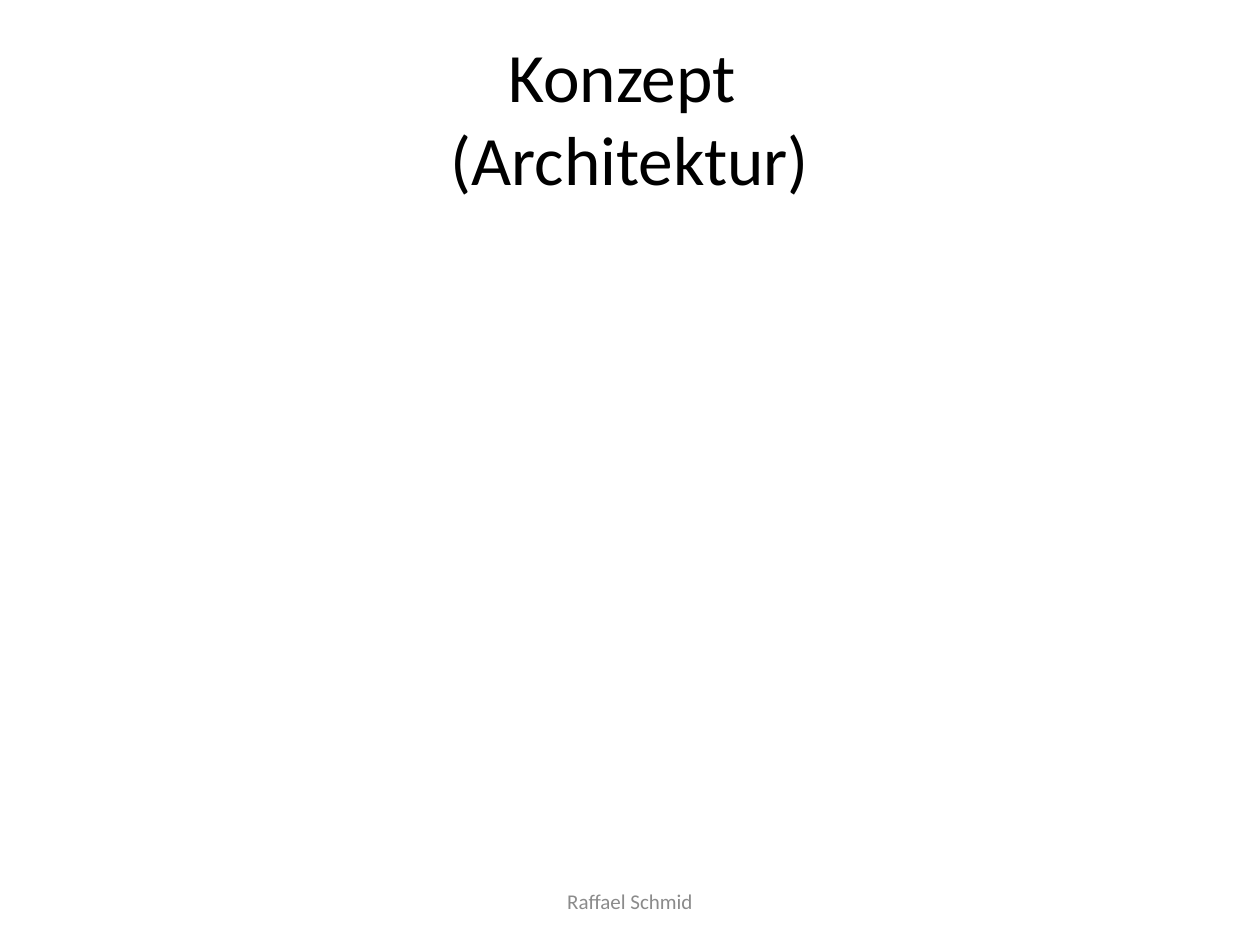
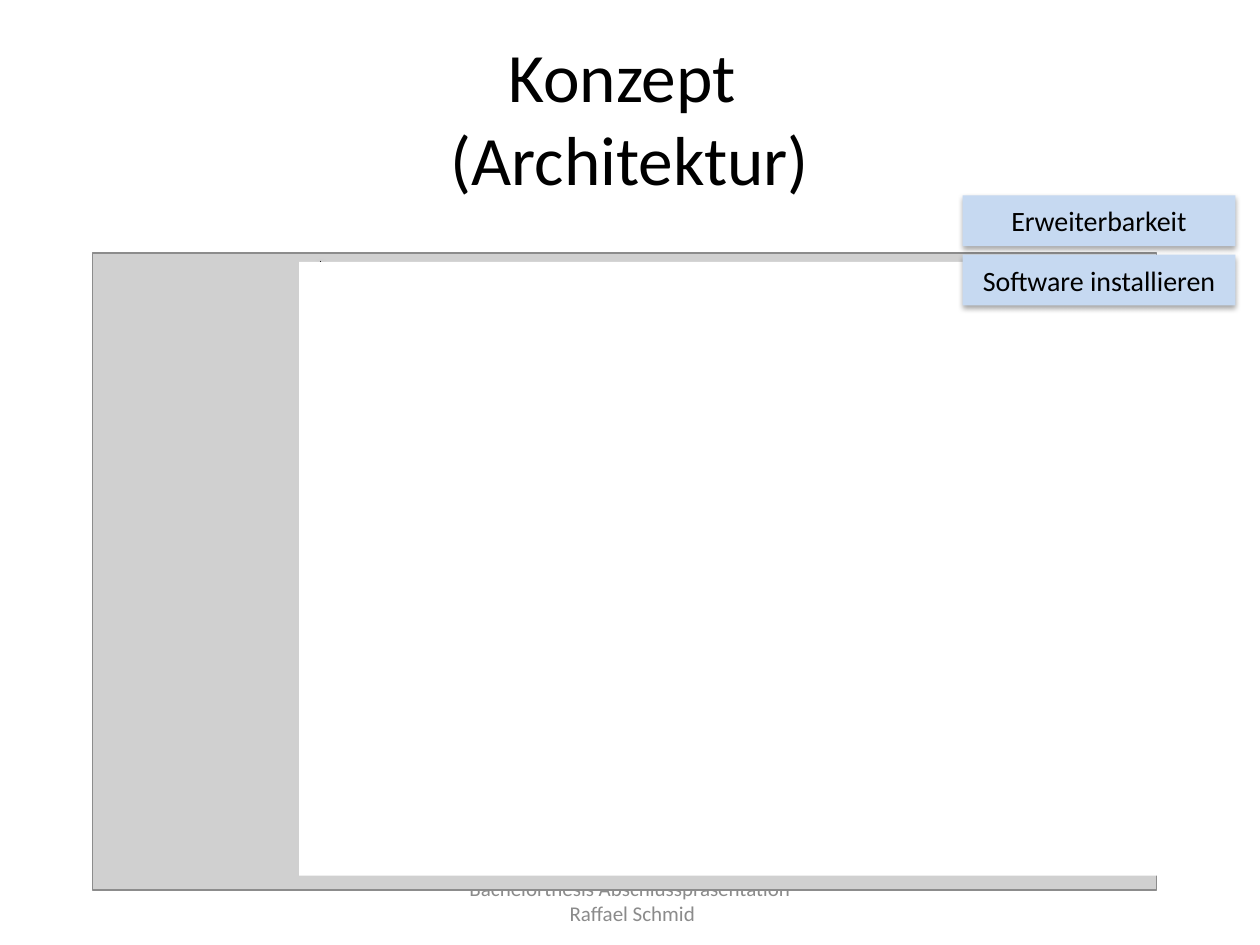
Before and after one commit to raffaelschmid/bachelorthesis, a slide deck: slide 9 of Dokumentation/Abschlusspraesentation/rschmid_bachelorthesis_abschlusspraesentation.pptx. Drawn at 1260x945 pixels with LibreOffice and Linux fonts; fonts in the diff are those of the drawing; grey boxes stand for pictures. Boxes give left, top, right and bottom in pixels: in the first picture for what was removed or moved away, otherwise in the second. Text is boxed around its words. In the diff, an @@ line names an element or a change of style, - is before the commit and + after.

```diff
--- a/Dokumentation/Abschlusspraesentation/rschmid_bachelorthesis_abschlusspraesentation.pptx
+++ b/Dokumentation/Abschlusspraesentation/rschmid_bachelorthesis_abschlusspraesentation.pptx
@@ rectangle added at box(963, 195, 1236, 246), fill #C6D9F1, 16 pt, text #000000 @@
+Erweiterbarkeit
@@ picture added at box(93, 253, 1157, 890) @@
@@ rectangle added at box(300, 262, 1197, 876), fill #FFFFFF @@
@@ line added from (320, 261) to (320, 857), #000000 0.75 pt @@
@@ rectangle added at box(963, 255, 1236, 305), fill #C6D9F1, 16 pt, text #000000 @@
+Software installieren
@@ text at box(469, 889, 790, 921): text changed @@
-Raffael Schmid
+Bachelorthesis Abschlusspräsentation
+Raffael Schmid
```
Also in this commit, not shown: 11 other slides changed, 1 slide added, 1 other file.
